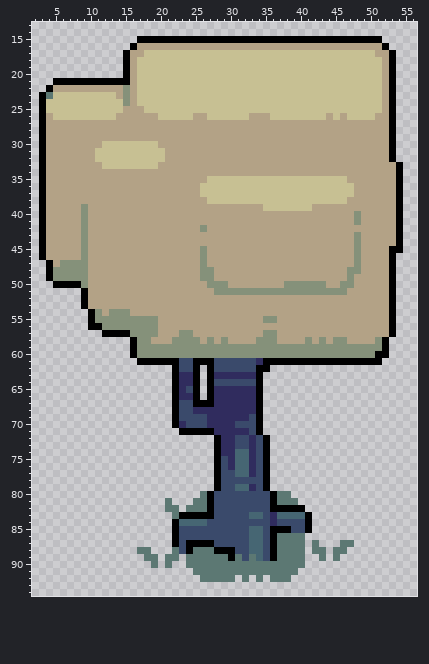
Two states of a sprite sheet, assets/sprites/objects/three1.png. Above, as it was before the edit.
The file is 64x96 pixels. Shown: x 2..56, y 13..94.
And afterwards:
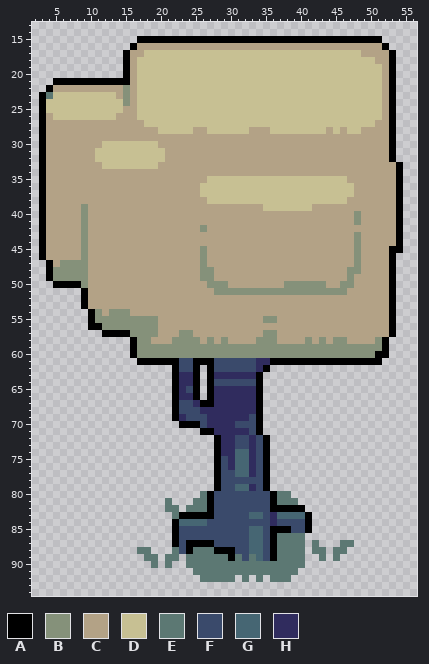
Palette (. is transparent): A #000000  B #85917a  C #b3a286  D #c7c093  E #5c7873  F #3a4a6b  G #466673  H #302c5e
Changes in this commit:
Changed rows in their new state; - is an unchanged pixel.
first column x 49:
17 CC-
18 --C
first column x 17:
25 D----------------------------------
26 DDD-----DD------DDD--------D-D----D
27 -DDDDDDDDDDDDDDDDDDDDDDDDDDDDDDDDD-
28 ---DDDDD--DDDDDD---DDDDDDDD-D-DD---
first column x 34:
61 -H
62 H-
first column x 22:
67 ---H
68 ---F
69 -H--
70 .AAA
71 -...
Changed places in both pictures, as pixel boxes (x1, y1, x2, y2):
changed: (361, 50, 382, 64)
changed: (137, 106, 382, 134)
changed: (256, 358, 270, 372)
changed: (172, 400, 200, 435)
